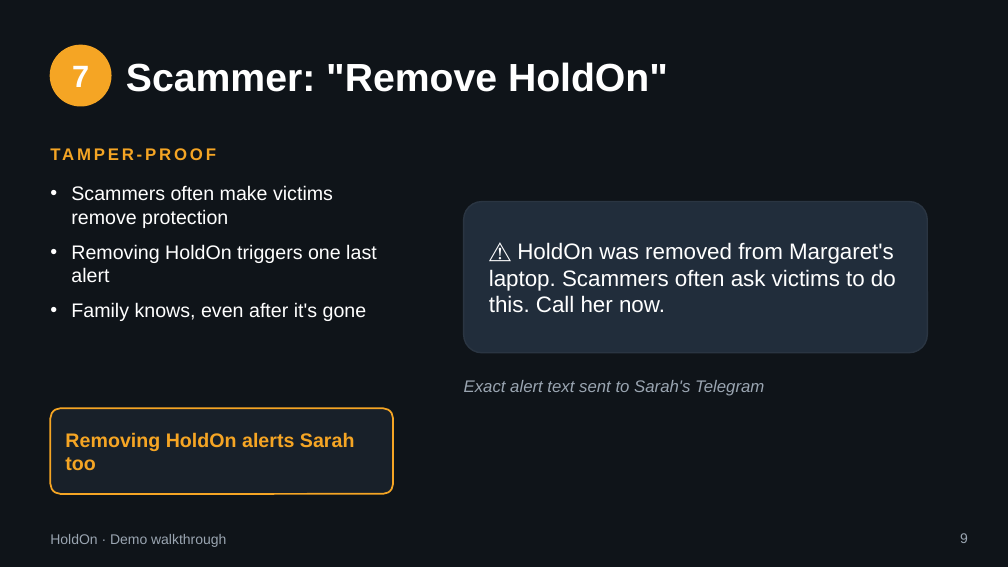
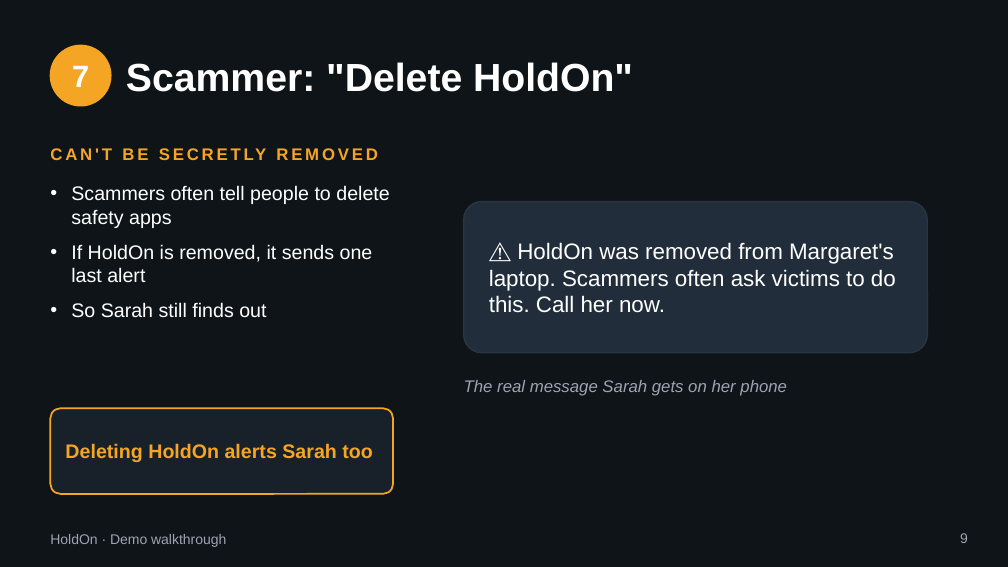
Before and after one commit to nidhishrajan/holdon, a slide deck: slide 9 of pitch/HoldOn-demo-walkthrough.pptx. Drawn at 1008x567 pixels with LibreOffice and Linux fonts; fonts in the diff are those of the drawing. Boxes give left, top, right and bottom in pixels: in the first picture for what was removed or moved away, otherwise in the second. Text is boxed around its words. In the diff, an @@ line names an element or a change of style, - is before the commit and + after.

```diff
--- a/pitch/HoldOn-demo-walkthrough.pptx
+++ b/pitch/HoldOn-demo-walkthrough.pptx
@@ title at [126,62,633,92]: text changed @@
-Scammer: "Remove HoldOn"
+Scammer: "Delete HoldOn"
@@ text at [102,148,112,160]: text changed @@
-TAMPER-PROOF
+CAN'T BE SECRETLY REMOVED
@@ text at [71,185,389,318]: text changed @@
-• Scammers often make victims remove protection
-• Removing HoldOn triggers one last alert
-• Family knows, even after it's gone
+• Scammers often tell people to delete safety apps
+• If HoldOn is removed, it sends one last alert
+• So Sarah still finds out
@@ text at [464,380,787,396]: text changed @@
-Exact alert text sent to Sarah's Telegram
+The real message Sarah gets on her phone
@@ text at [65,443,372,462]: text changed @@
-Removing HoldOn alerts Sarah too
+Deleting HoldOn alerts Sarah too
```
Also in this commit, not shown: 9 other slides changed, 1 other file.
